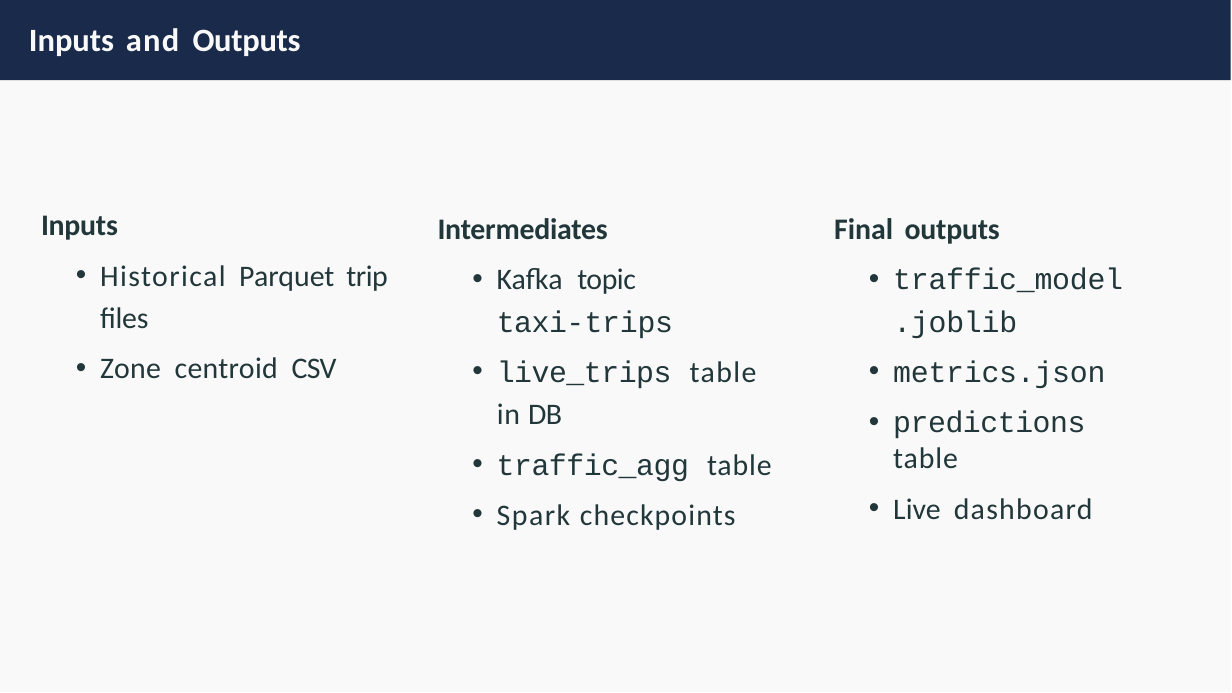
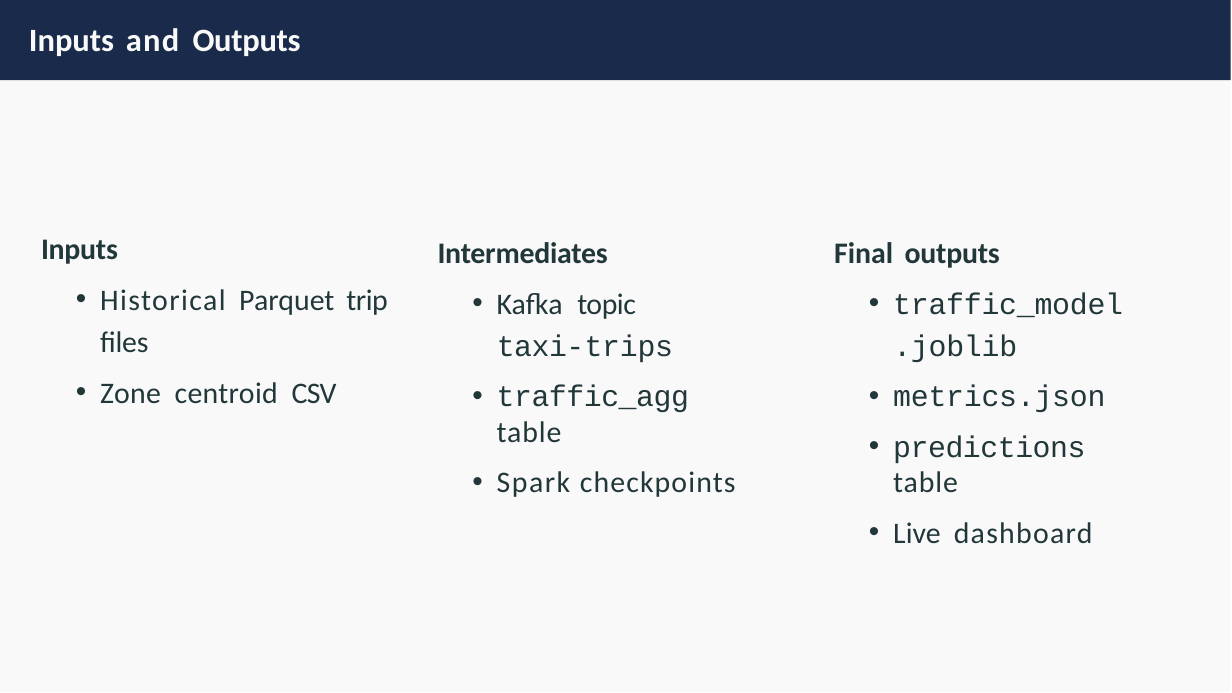
Before and after one commit to dhunganabibek/StreamCab, a slide deck: slide 13 of reports/streamcab_presentation.pptx. Drawn at 1232x693 pixels with LibreOffice and Linux fonts; fonts in the diff are those of the drawing. Boxes give left, top, right and bottom in pixels: in the first picture for what was removed or moved away, otherwise in the second. Text is boxed around its words. In the diff, an @@ line names an element or a change of style, - is before the commit and + after.

```diff
--- a/reports/streamcab_presentation.pptx
+++ b/reports/streamcab_presentation.pptx
@@ text "Inputs": place and size @@
-text "Inputs" at (41,215,387,379)
+text "Inputs" at (41,239,387,404)
@@ text "Intermediates": place and size @@
-text "Intermediates" at (438,218,772,530)
+text "Intermediates" at (438,242,736,497)
@@ text "Final outputs": place and size @@
-text "Final outputs" at (834,218,1123,520)
+text "Final outputs" at (834,242,1123,544)
@@ text at (497,361,757,424): paragraph removed @@
-• live_trips table in DB
```
Also in this commit, not shown: 5 other slides changed, 1 other file.
